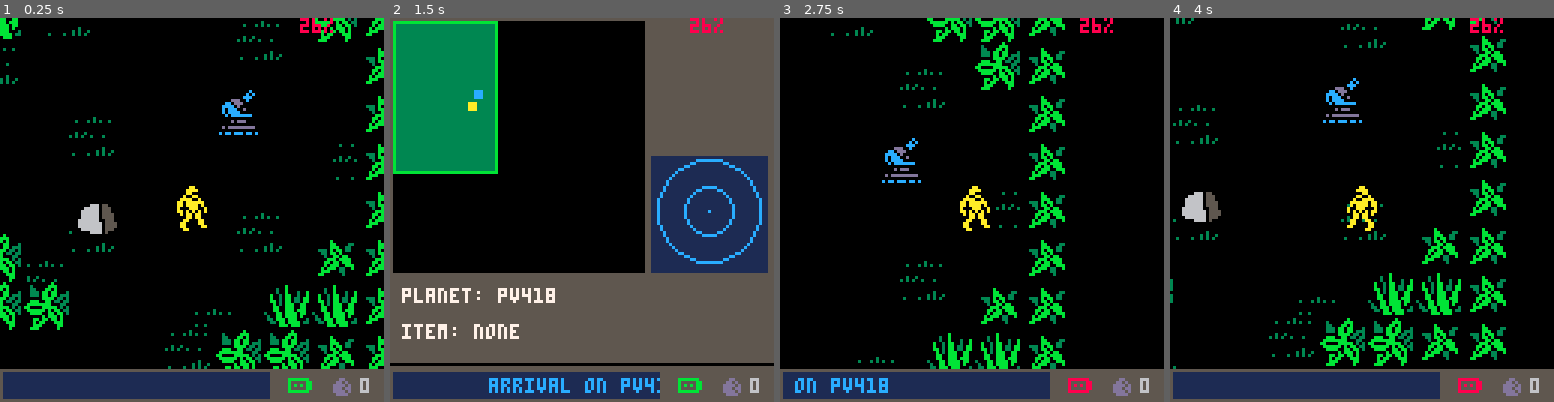
Above: before the commit, frames 1-4 (left to right).
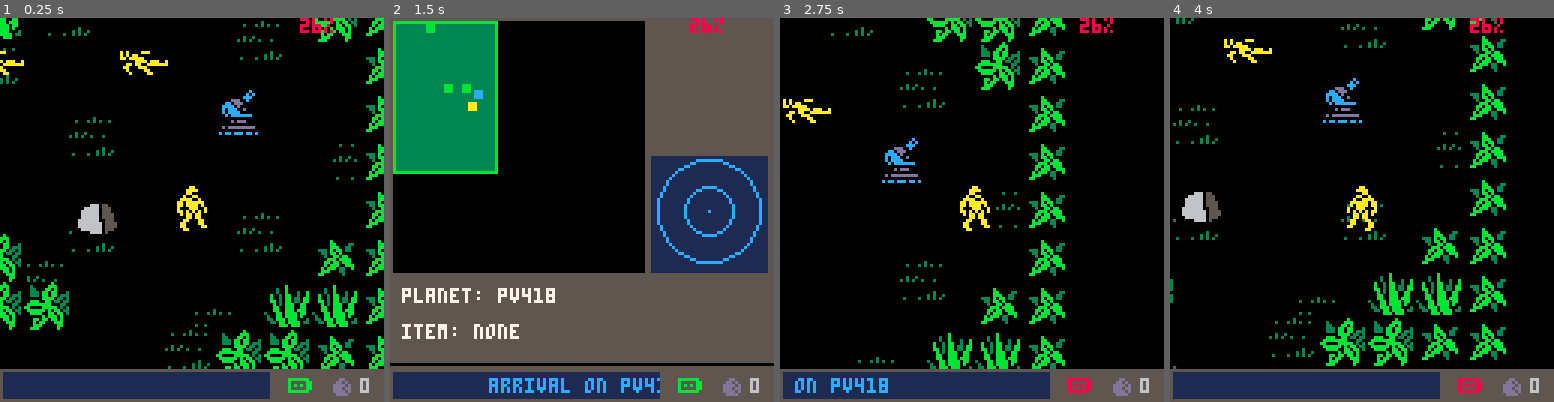
Above: after the commit, the same moments.

Repository: morningtoast/pico8-alien
Game: PICO-8 cartridge ripley.p8
Two runs of this game, one before a commit and one after it. Both use one fixed random seed, a clock stepped at 60 frames per second and the inputs below.
Inputs:
- Up to frame 1 (0.25 s): no input
- Up to frame 2 (1.5 s): tap X (X key) at 0.33, 1.07 s; tap O (Z key) at 0.7 s
- Up to frame 3 (2.75 s): hold Right 1.6-2.1 s; tap O (Z key) at 1.7, 2.1, 2.5 s; tap X (X key) at 1.85 s; hold Up 2.15-2.42 s; hold Right from 2.47 s (still down)
- Up to frame 4 (4 s): tap O (Z key) at 2.9, 3.3, 3.7 s; tap X (X key) at 2.97 s; release Right at 3.03 s; hold Left 3.08-3.58 s; hold Down 3.63-3.97 s

The runs differ from the first frame. In frame 1, 0.4% of the frame differs, in the area x 0-44%, y 8-15%; in frame 2, 0.2%; in frame 3, 0.3%; in frame 4, 0.3%.

Commit message:
Debugging

Diff:
--- a/ripley.p8
+++ b/ripley.p8
@@ -1288,8 +1288,8 @@
 
 	p_init()
 	generate_map(current_level.w,current_level.h)
-	--add_bodies(current_level.bodies)
-	--add_eggs(current_level.eggs)
+	add_bodies(current_level.bodies)
+	add_eggs(current_level.eggs)
 
 	add_ticker_text("arrival on "..current_level.name..";scan shows "..current_level.eggs.." eggs in vicinity;find eggs before they hatch")
 
